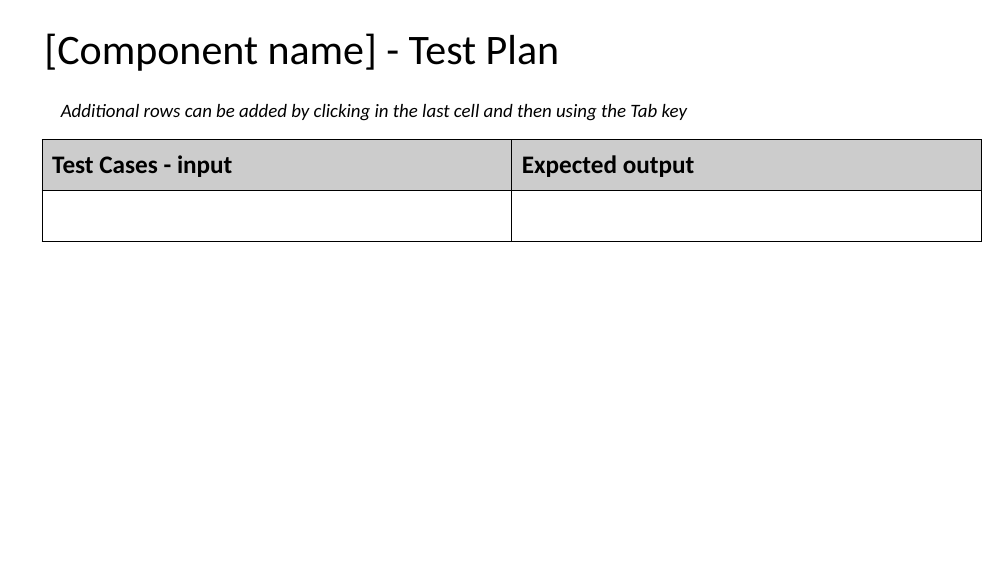
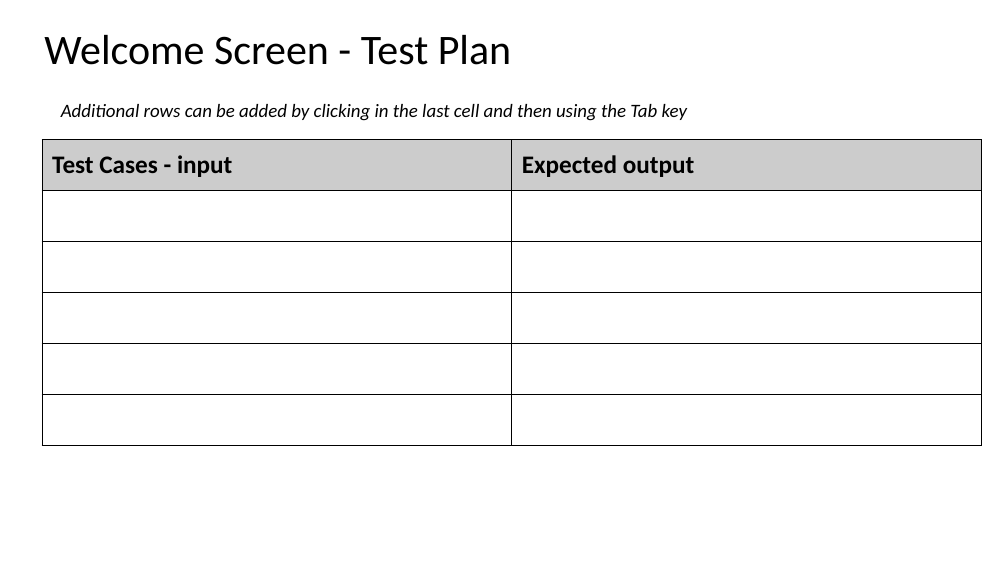
Before and after one commit to joshbatmiddleton/1.7-and-1.8-Assesment, a slide deck: slide 6 of Assesment Documents/Powerpoint/1.7 and 1.8 documentation v2.pptx. Drawn at 1008x567 pixels with LibreOffice and Linux fonts; fonts in the diff are those of the drawing. Boxes give left, top, right and bottom in pixels: in the first picture for what was removed or moved away, otherwise in the second. Text is boxed around its words. In the diff, an @@ line names an element or a change of style, - is before the commit and + after.

```diff
--- a/Assesment Documents/Powerpoint/1.7 and 1.8 documentation v2.pptx
+++ b/Assesment Documents/Powerpoint/1.7 and 1.8 documentation v2.pptx
@@ title at [44, 35, 511, 65]: text changed @@
-[Component name] - Test Plan
+Welcome Screen - Test Plan
@@ table at [42, 140, 982, 442] @@
+row 3:  | 
+row 4:  | 
+row 5:  | 
+row 6:  | 
```
Also in this commit, not shown: 7 other files.
